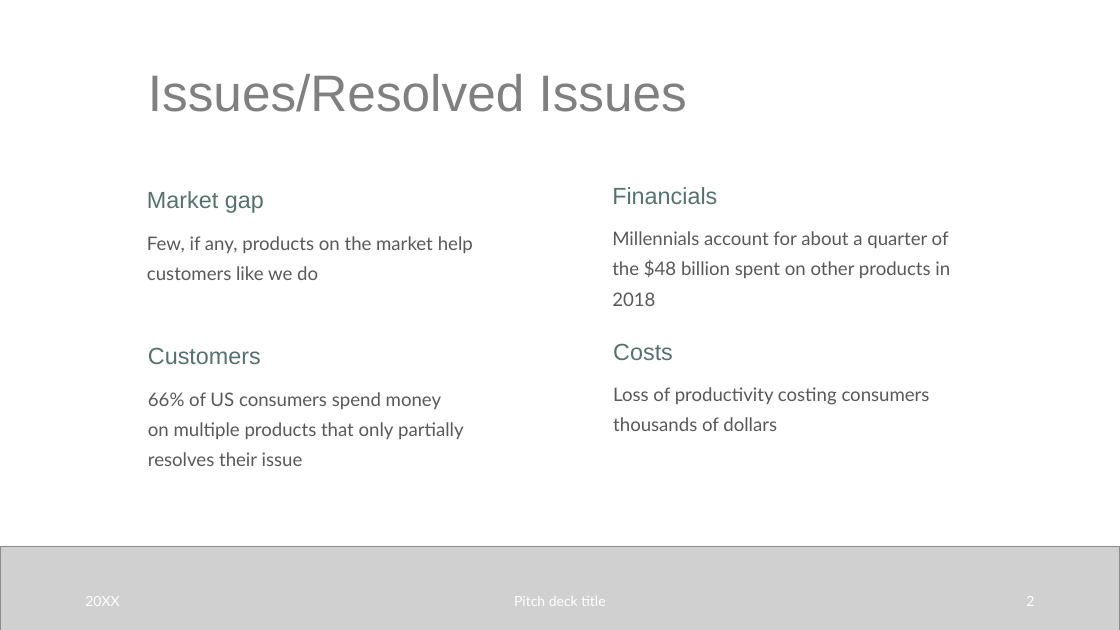
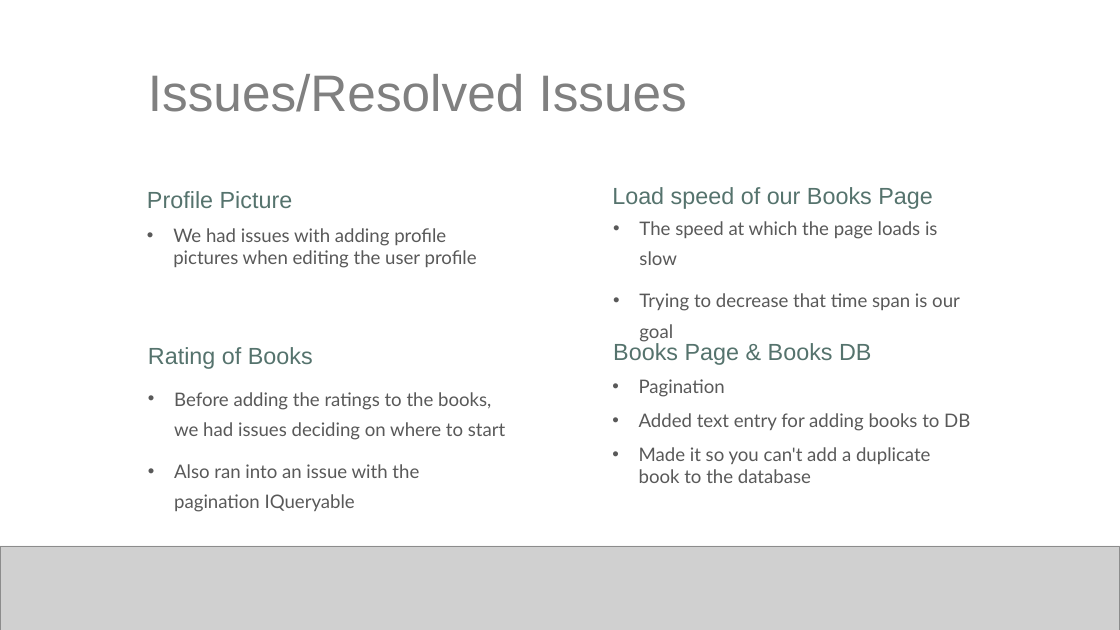
Before and after one commit to TouC001/group-project, a slide deck: slide 2 of documents/Sprint 12 Presentation.pptx. Drawn at 1120x630 pixels with LibreOffice and Linux fonts; fonts in the diff are those of the drawing; grey boxes stand for pictures. Boxes give left, top, right and bottom in pixels: in the first picture for what was removed or moved away, otherwise in the second. Text is boxed around its words. In the diff, an @@ line names an element or a change of style, - is before the commit and + after.

```diff
--- a/documents/Sprint 12 Presentation.pptx
+++ b/documents/Sprint 12 Presentation.pptx
@@ text at [147, 191, 293, 208]: text changed @@
-Market gap
+Profile Picture
@@ text at [612, 187, 933, 209]: text changed @@
-Financials
+Load speed of our Books Page
@@ text at [173, 228, 477, 268]: text changed @@
-Few, if any, products on the market help customers like we do
+• We had issues with adding profile pictures when editing the user profile
@@ text at [639, 221, 960, 342]: text changed @@
-Millennials account for about a quarter of the $48 billion spent on other products in 2018
+• The speed at which the page loads is slow
+• Trying to decrease that time span is our goal
@@ text at [148, 347, 313, 369]: text changed @@
-Customers
+Rating of Books
@@ text at [613, 343, 871, 365]: text changed @@
-Costs
+Books Page & Books DB
@@ text at [639, 379, 970, 483]: text changed @@
-Loss of productivity costing consumers thousands of dollars
+• Pagination
+• Added text entry for adding books to DB
+• Made it so you can't add a duplicate book to the database
@@ text at [174, 392, 505, 512]: text changed @@
-66% of US consumers spend money on multiple products that only partially resolves their issue
+• Before adding the ratings to the books, we had issues deciding on where to start
+• Also ran into an issue with the pagination IQueryable
@@ text removed at [85, 596, 119, 606] @@
-20XX
@@ text removed at [514, 596, 605, 606] @@
-Pitch deck title
@@ page number removed at [1026, 596, 1034, 606] @@
-2
```
Also in this commit, not shown: 3 other slides changed, 1 other file.
